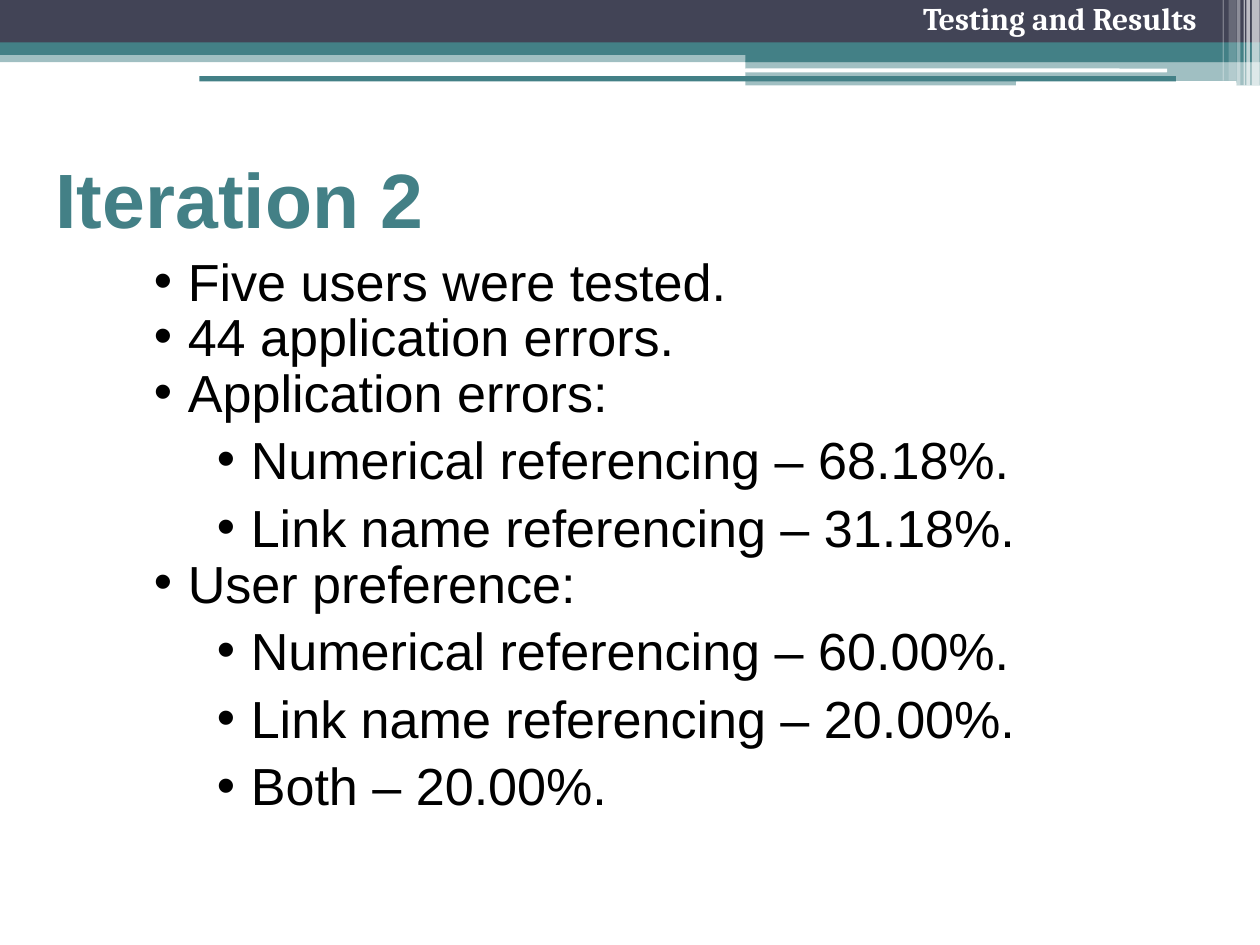
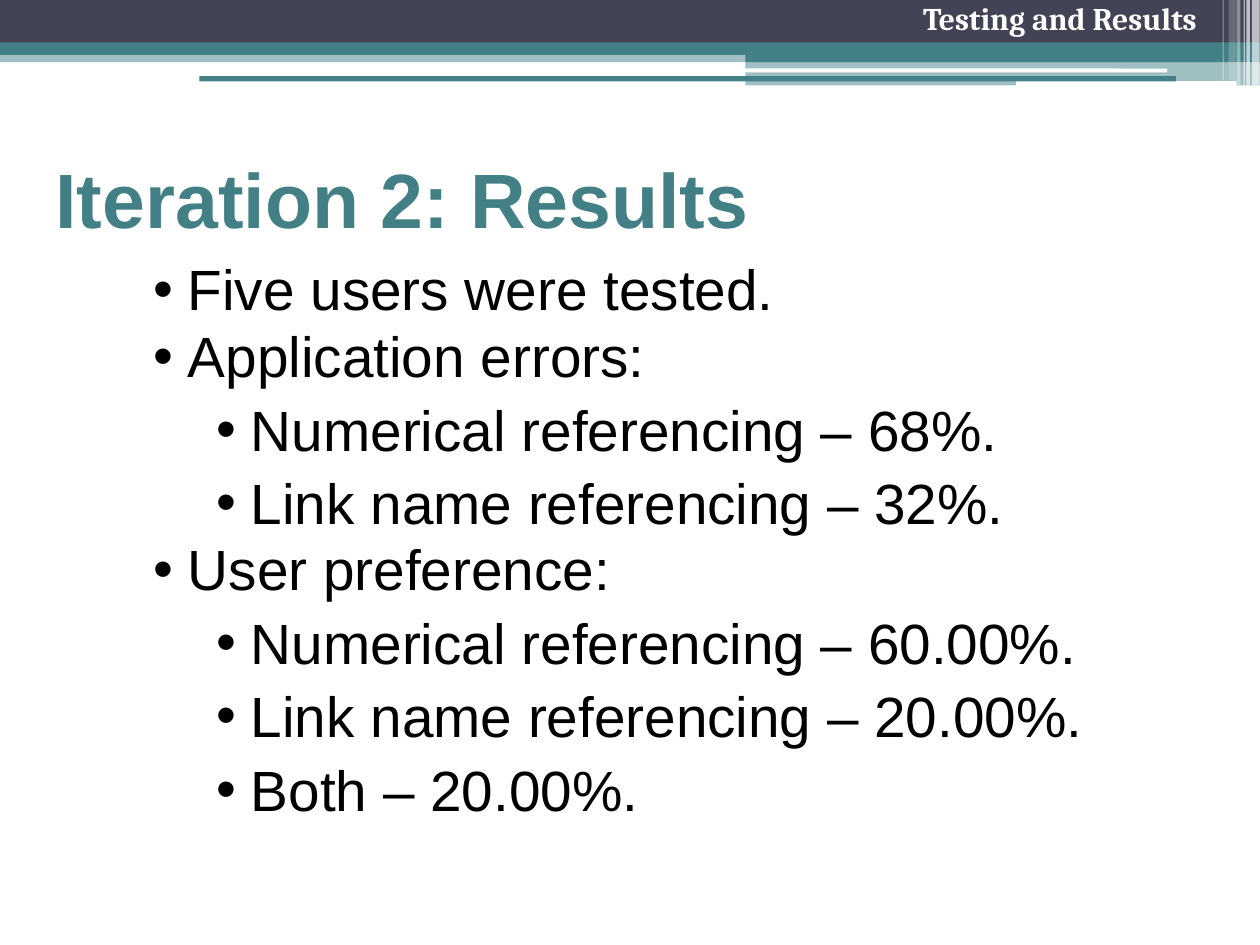
Before and after one commit to freecole/Lab-project, a slide deck: slide 18 of Presentation/Final Presentation.pptx (slide 12 before the commit). Drawn at 1260x945 pixels with LibreOffice and Linux fonts; fonts in the diff are those of the drawing. Boxes give left, top, right and bottom in pixels: in the first picture for what was removed or moved away, otherwise in the second. Text is boxed around its words. In the diff, an @@ line names an element or a change of style, - is before the commit and + after.

```diff
--- a/Presentation/Final Presentation.pptx
+++ b/Presentation/Final Presentation.pptx
@@ title at (56,172,748,229): text changed @@
-Iteration 2
+Iteration 2: Results
@@ text at (188,269,1082,812): size 29.8 to 32.4 pt in "Five users were tested.", "Application errors:", "User preference:", "Numerical referencing – 60.00%." and 2 more places; line spacing 0.8 to 0.9 @@
@@ text at (188,318,674,367): paragraph removed @@
-  • 44 application errors.
@@ text at (251,410,1003,534): text changed; size 29.8 to 32.4 pt @@
-    • Numerical referencing – 68.18%.
-    • Link name referencing – 31.18%.
+    • Numerical referencing – 68%.
+    • Link name referencing – 32%.
```
Also in this commit, not shown: 13 other slides changed, 11 slides added, 4 slides removed.
